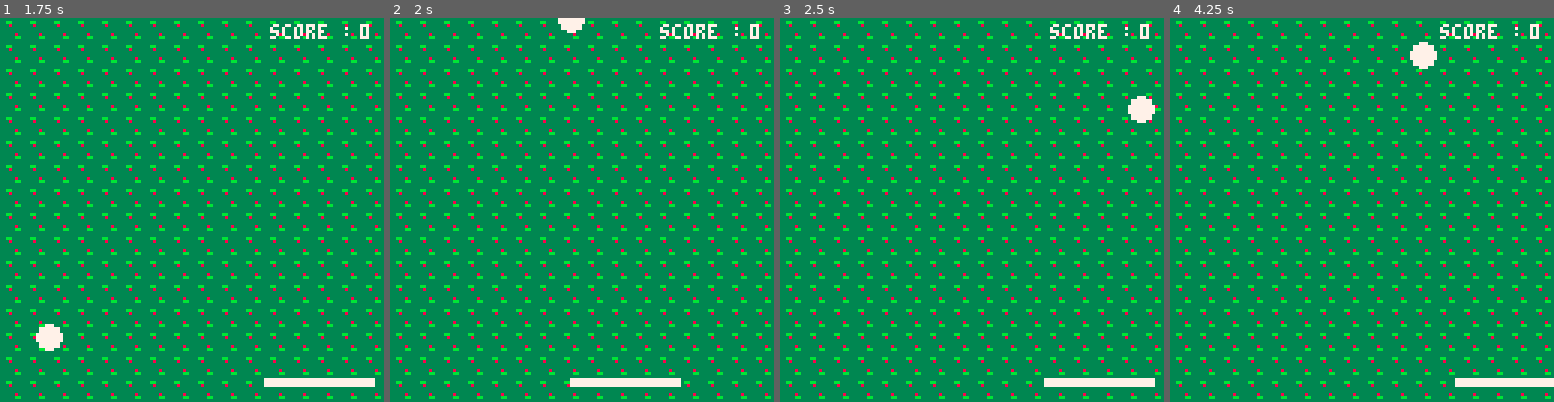
Above: before the commit, frames 1-4 (left to right).
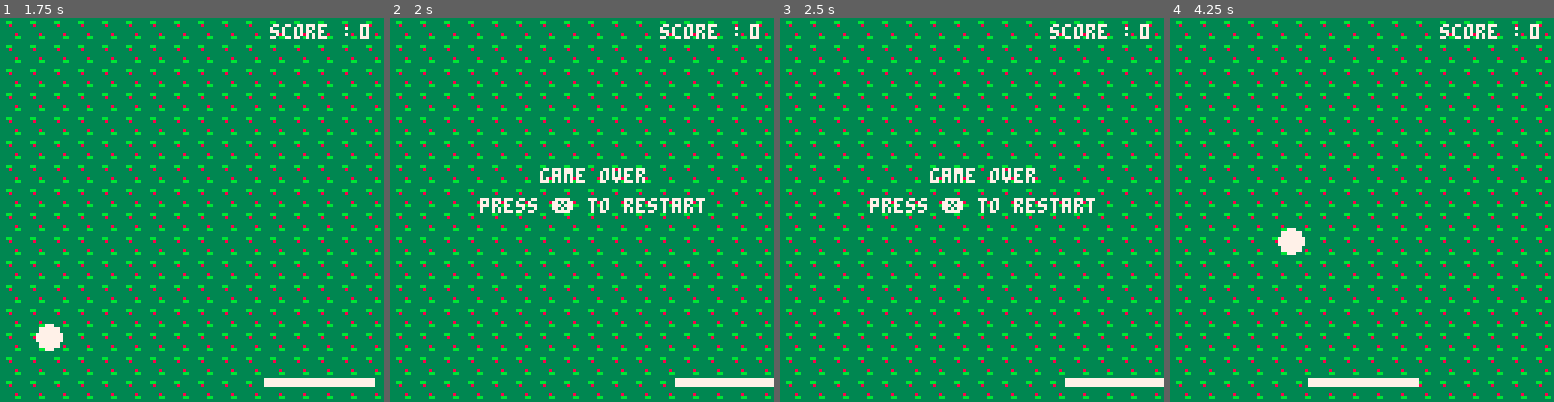
Above: after the commit, the same moments.

Repository: adatechschool/PC-pico8-maraalno
Game: PICO-8 cartridge monjeu.p8
Same seed, same stepped clock (60 frames per second), same inputs: the game is played once before the commit and once after it.
Inputs:
- Up to frame 1 (1.75 s): tap X (X key) at 0.33, 1.07 s; hold Right from 1.6 s (still down)
- Up to frame 2 (2 s): keep holding Right; tap X (X key) at 1.85 s
- Up to frame 3 (2.5 s): release Right at 2.1 s; hold Right from 2.47 s (still down)
- Up to frame 4 (4.25 s): tap X (X key) at 2.97, 4.08 s; release Right at 3.03 s; hold Left 3.08-3.58 s; hold Right from 4.02 s (still down)

Frame 1 is identical in both runs. In frame 2, 2.9% of the frame differs, in the area x 23-100%, y 0-97%; in frame 3, 2.0%; in frame 4, 2.0%.

Commit message:
[Feature_code_GameOver]v2

Diff:
--- a/monjeu.p8
+++ b/monjeu.p8
@@ -19,6 +19,7 @@
 	}
 
 	p_score = 0
+	g_over = false
 end
 
 function _update()
@@ -35,9 +36,10 @@
 
  move_ball()
  collision()
- ball_reset()
  player_score()
-
+ game_over()
+ game_restart()
+ --ball_reset()
 end
 
 function _draw()
@@ -55,7 +57,17 @@
 	print(p_score, 120, 2, 7)
 	print("score :", 90,2,7)
 
-end
+
+-- game over
+
+	if g_over then
+	 print("game over", 50, 50,7)
+	 print("press ❎ to restart", 30,60,7)
+	end
+	end
+
+
+
 
 
 
@@ -124,11 +136,31 @@
 -->8
 -- game over
 
-function ball_reset()
+--function ball_reset()
+--	if ball.y>120 then
+--	_init()
+--	end
+--end
+
+function game_over()
 	if ball.y>120 then
-	_init()
+	g_over = true
+	ball.x = 140
+	ball.y = 0
+	ball.speedy = 0
+	ball.speedx = 0
 	end
 end
+
+function game_restart()
+	if g_over then
+		if btnp(❎) then
+		_init()
+		end
+	end
+end
+
+
 -->8
 -- score
 
